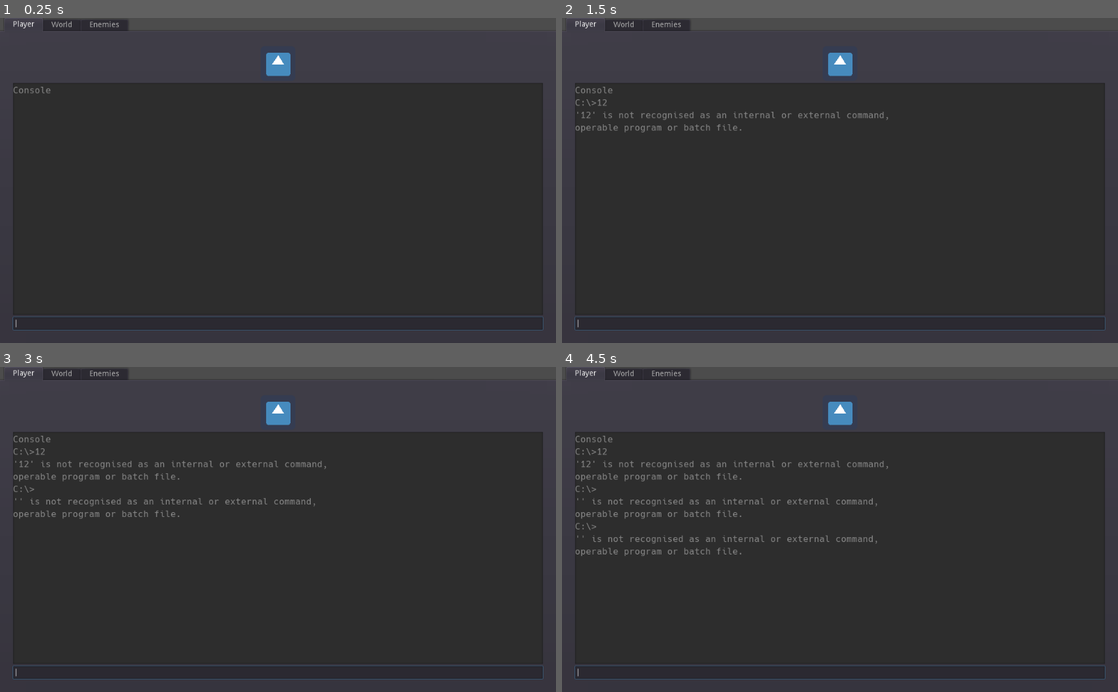
Above: before the commit, frames 1-4 (two rows, left to right).
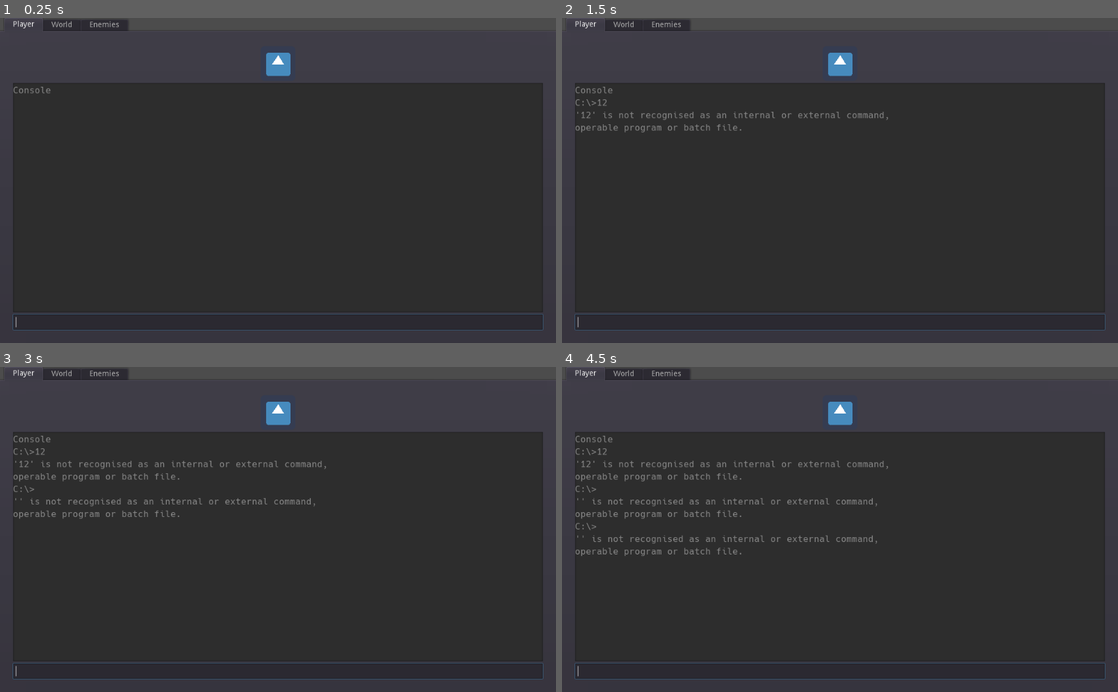
Above: after the commit, the same moments.

Repository: Tri-C-Games/CCC-Jam
Game: Godot game, scene res://UI/Hacking/Hacking GUI.tscn
Same seed, same stepped clock (60 frames per second), same inputs: the game is played once before the commit and once after it. The project has no main scene, so this scene is started directly. The engine's default icon, where the game draws it, is replaced by a stand-in: a white triangle on a blue panel in a dark square.
Inputs (mouse positions are in pixels of both pictures, inside the frame that each line leads up to):
- Up to frame 1 (0.25 s): no input
- Up to frame 2 (1.5 s): click (840, 323) at 0.52 s; type "12" at 0.6 s; tap Enter at 1.25 s; hold Right (ui_right) from 1.28 s (still down)
- Up to frame 3 (3 s): tap Up (ui_up) at 1.52, 2.27 s; tap Space at 2 s; tap Enter at 2.75 s; release Right (ui_right) at 2.78 s; hold Left (ui_left) from 2.78 s (still down)
- Up to frame 4 (4.5 s): tap Space at 3.5 s; release Left (ui_left) at 3.53 s; hold Right (ui_right) from 3.53 s (still down); tap Up (ui_up) at 3.77 s; tap Enter at 4.25 s

The runs differ from the first frame. In frame 1, 0.4% of the frame differs, in the area x 2-98%, y 90-93%; in frame 2, 0.4%; in frame 3, 0.4%; in frame 4, 0.4%.

Commit message:
Applied the console theme to the input.

Diff:
--- a/UI/Hacking/Console.tscn
+++ b/UI/Hacking/Console.tscn
@@ -22,7 +22,7 @@
 
 [node name="Output" type="TextEdit" parent="VBoxContainer"]
 margin_right = 1024.0
-margin_bottom = 572.0
+margin_bottom = 567.0
 focus_mode = 0
 size_flags_vertical = 3
 theme = ExtResource( 2 )
@@ -35,9 +35,10 @@
 }
 
 [node name="Input" type="LineEdit" parent="VBoxContainer"]
-margin_top = 576.0
+margin_top = 571.0
 margin_right = 1024.0
 margin_bottom = 600.0
+theme = ExtResource( 2 )
 __meta__ = {
 "_edit_use_anchors_": false
 }
